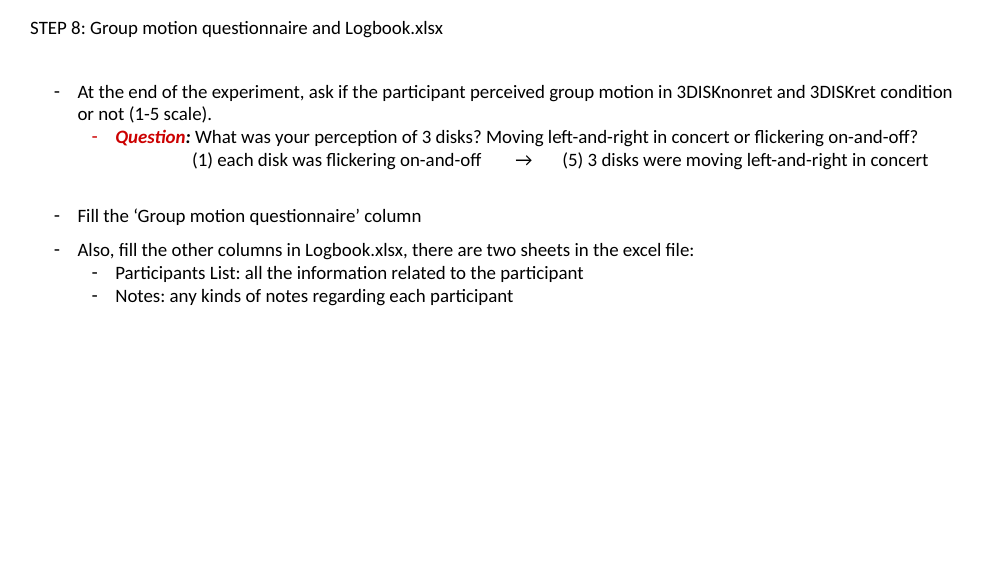
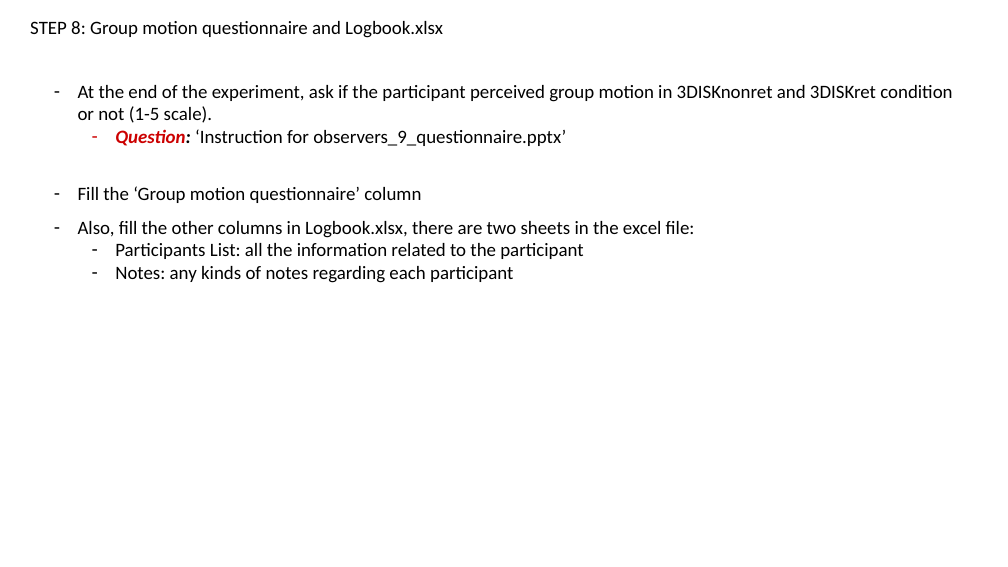
Before and after one commit to Ohyeon5/TPD_priority_map, a slide deck: slide 5 of Instructions/Instruction for experimenter.pptx. Drawn at 1008x567 pixels with LibreOffice and Linux fonts; fonts in the diff are those of the drawing. Boxes give left, top, right and bottom in pixels: in the first picture for what was removed or moved away, otherwise in the second. Text is boxed around its words. In the diff, an @@ line names an element or a change of style, - is before the commit and + after.

Commit message:
add: instructions

```diff
--- a/Instructions/Instruction for experimenter.pptx
+++ b/Instructions/Instruction for experimenter.pptx
@@ text at (115,129,566,146): text changed @@
-  – Question: What was your perception of 3 disks? Moving left-and-right in concert or flickering on-and-off?
-    (1) each disk was flickering on-and-off → (5) 3 disks were moving left-and-right in concert
+  – Question: ‘Instruction for observers_9_questionnaire.pptx’
```
Also in this commit, not shown: 8 other files.
